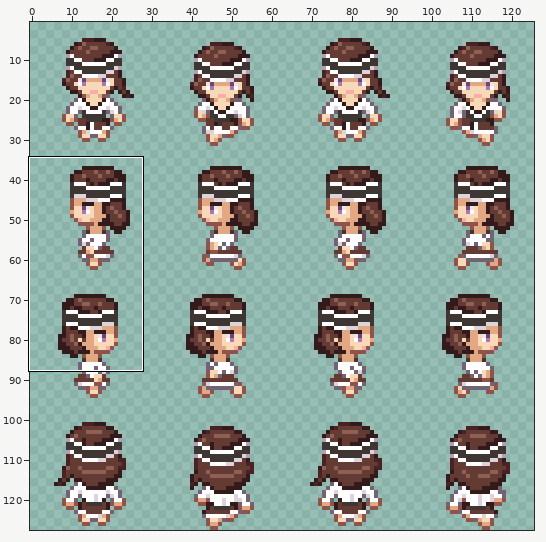
Two states of a sprite sheet, Assets/Sprites/KavaPrincess_Full.png. The picture above shows the old version from afar; the outline marks the close-up.
Close-up. Before the edit:
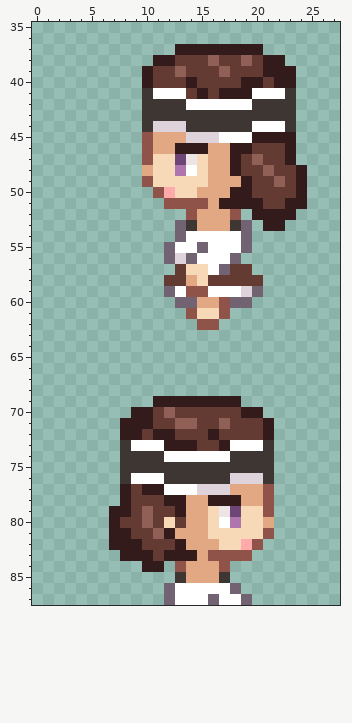
The file is 128x128 pixels. Shown: x 0..27, y 35..87. The wide view leaves out empty margins. The commit also changed other parts of the picture, which this record leaves out.
Now the later version:
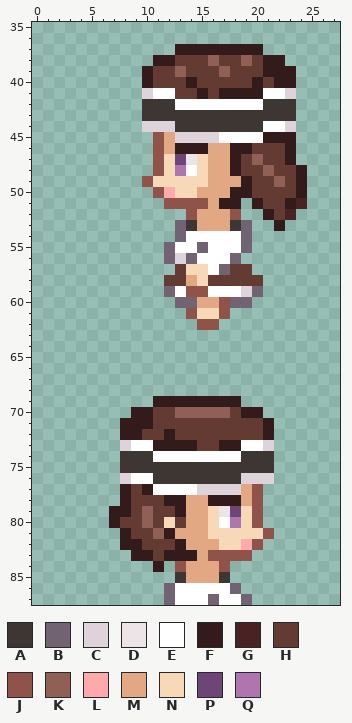
Palette (. is transparent): A #3e3633  B #726372  C #ded3db  D #ece4e7  E #ffffff  F #341b1b  G #492323  H #643b32  J #905349  K #906056  L #ffaaaa  M #e1a883  N #f7d9b8  P #6d4677  Q #ae75ae
From old to new:
Changed rows in their new state; - is an unchanged pixel.
first column x 10:
40 ---------H-----
41 C--H------F--C-
42 ---E------E----
44 C--A------A--C-
45 .J-C------E----
46 .J-------------
47 .J-------------
48 .J-------------
51 ---------.----G
52 ----------.-HG-
53 -----------.---
first column x 7:
70 -----HKKKKK----
71 ------HH--H----
72 ----H----H-----
73 -C--F------F--C
74 ----E------E---
76 -C--A------A--C
77 ----E------C-J.
78 -------------J.
79 -------------J.
80 -------------J.
81 .--------------
82 .--------------
83 -.-------------
84 ---.-----------
Boxes around the changes in both close-ups, in picture pixels (x1, y1, x2, y2):
changed: (241, 77, 296, 143)
changed: (142, 88, 186, 176)
changed: (241, 198, 307, 231)
changed: (109, 407, 274, 572)
